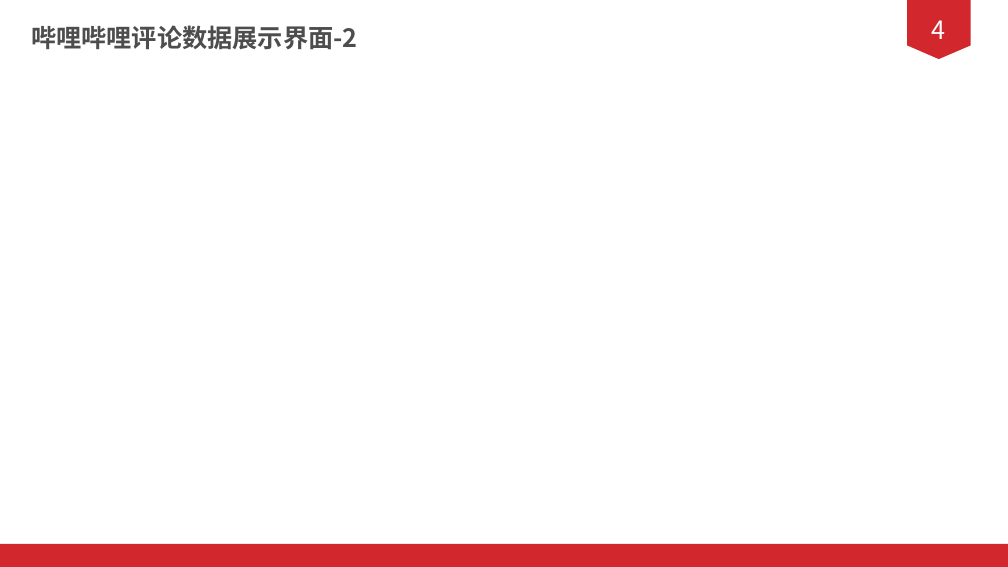
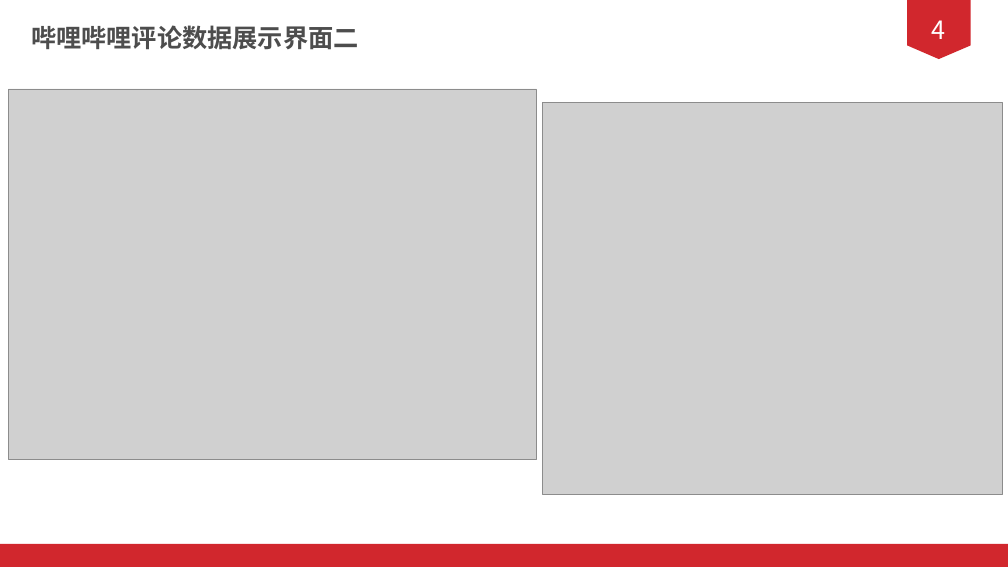
Before and after one commit to 1AKO1/2020shixun, a slide deck: slide 24 of doc/PPT/答辩ppt.pptx (slide 23 before the commit). Drawn at 1008x567 pixels with LibreOffice and Linux fonts; fonts in the diff are those of the drawing; grey boxes stand for pictures. Boxes give left, top, right and bottom in pixels: in the first picture for what was removed or moved away, otherwise in the second. Text is boxed around its words. In the diff, an @@ line names an element or a change of style, - is before the commit and + after.

Commit message:
答辩ppt（豆瓣图书数据展示界面需要更新，当当数据查询界面尽可能优化）

```diff
--- a/doc/PPT/答辩ppt.pptx
+++ b/doc/PPT/答辩ppt.pptx
@@ text at <box>31,25,359,50</box>: text changed @@
-哔哩哔哩评论数据展示界面-2
+哔哩哔哩评论数据展示界面二
@@ picture added at <box>8,89,536,460</box> @@
@@ picture added at <box>543,103,1003,495</box> @@
```
Also in this commit, not shown: 13 other slides changed, 1 slide added, 16 slides removed.
